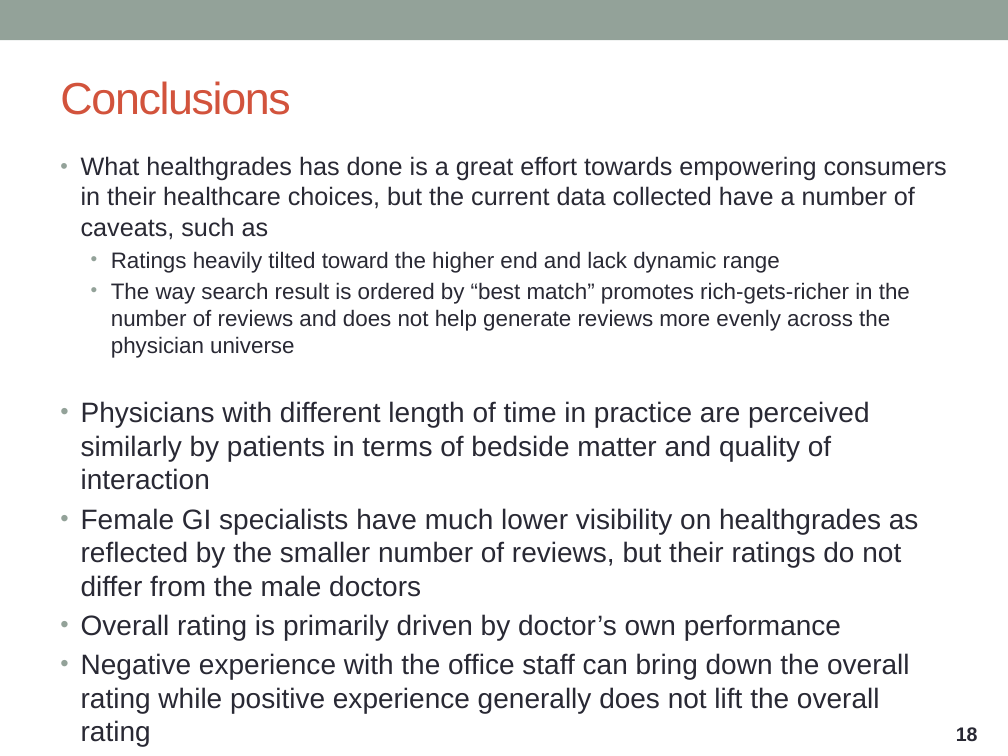
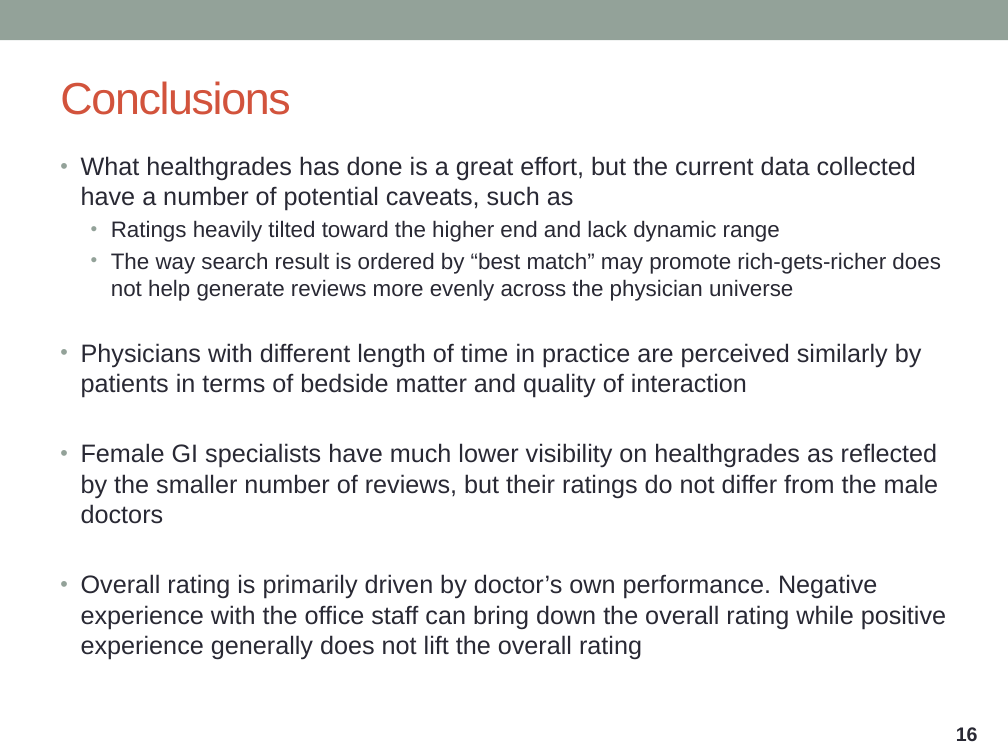
Before and after one commit to ntdsyq/webscraping_healthgrades, a slide deck: slide 16 of 2019-01-28 Webscraping project presentation (healthgrades physician reviews).pptx (slide 18 before the commit). Drawn at 1008x756 pixels with LibreOffice and Linux fonts; fonts in the diff are those of the drawing. Boxes give left, top, right and bottom in pixels: in the first picture for what was removed or moved away, otherwise in the second. Text is boxed around its words. In the diff, an @@ line names an element or a change of style, - is before the commit and + after.

```diff
--- a/2019-01-28 Webscraping project presentation (healthgrades physician reviews).pptx
+++ b/2019-01-28 Webscraping project presentation (healthgrades physician reviews).pptx
@@ text at (81,156,916,211): text changed @@
-• What healthgrades has done is a great effort towards empowering consumers in their healthcare choices, but the current data collected have a number of caveats, such as
+• What healthgrades has done is a great effort, but the current data collected have a number of potential caveats, such as
@@ text at (111,252,940,301): text changed @@
-  • The way search result is ordered by “best match” promotes rich-gets-richer in the number of reviews and does not help generate reviews more evenly across the physician universe
+  • The way search result is ordered by “best match” may promote rich-gets-richer does not help generate reviews more evenly across the physician universe
@@ text at (81,343,939,524): size 20 to 18 pt in "Physicians with different length of time in ...", "Female GI specialists have much lower visibility ..." @@
@@ text at (81,574,946,660): text changed; size 20 to 18 pt @@
-• Overall rating is primarily driven by doctor’s own performance
-• Negative experience with the office staff can bring down the overall rating while positive experience generally does not lift the overall rating
+• Overall rating is primarily driven by doctor’s own performance. Negative experience with the office staff can bring down the overall rating while positive experience generally does not lift the overall rating
@@ page number at (956,727,978,741): text changed @@
-18
+16
```
Also in this commit, not shown: 3 other slides changed, 4 slides added, 9 other files.
